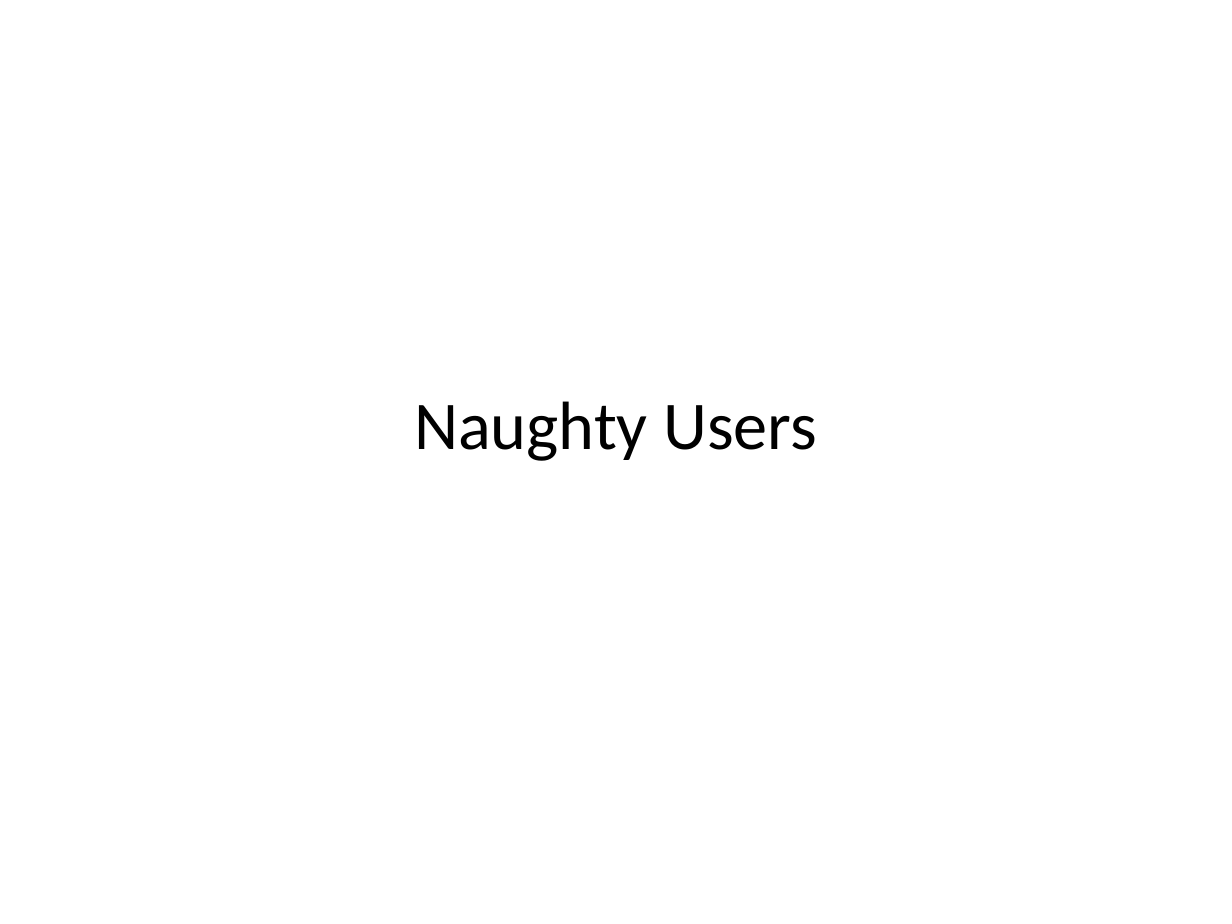
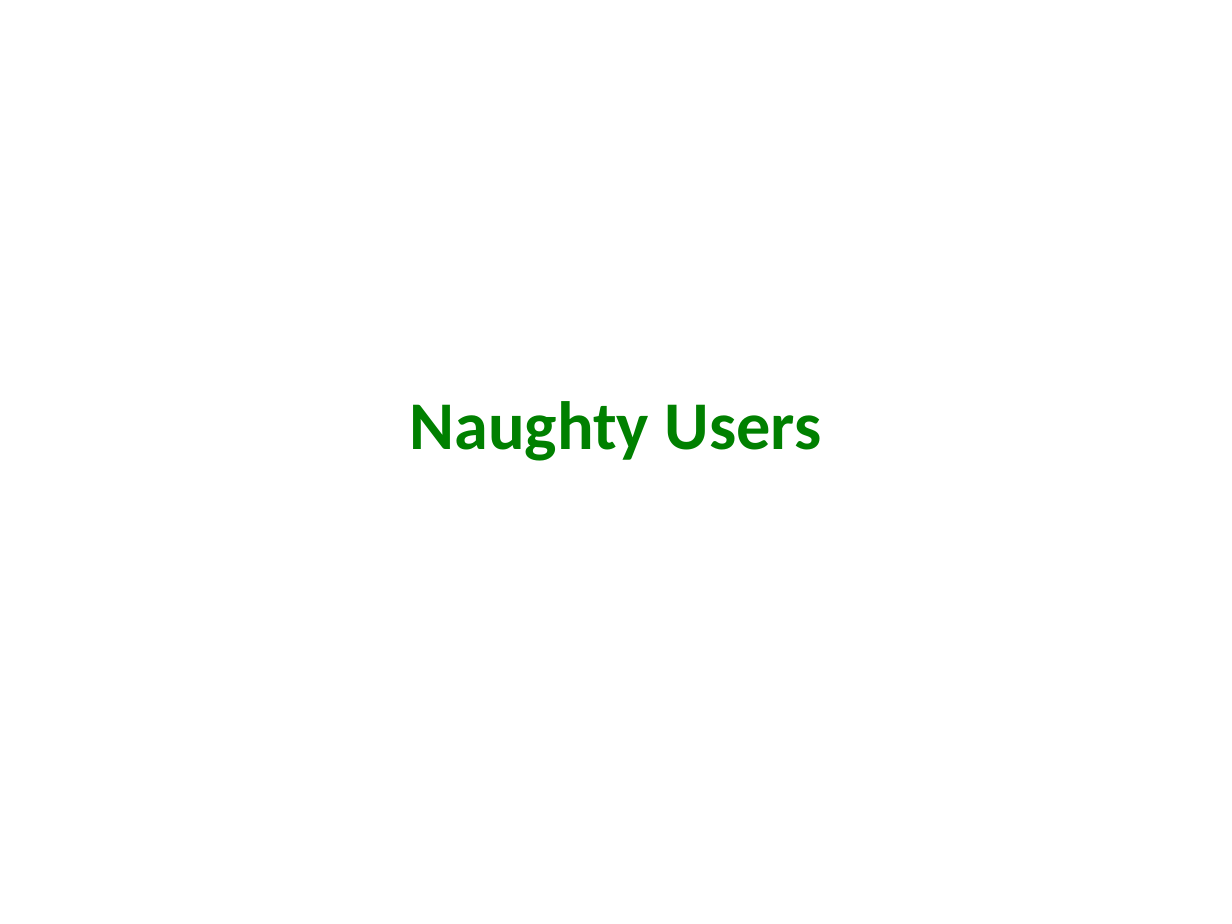
Before and after one commit to bendechrai/preso-understanding-php, a slide deck: slide 12 of Understanding PHP; a Guide to Security.odp. Drawn at 1232x924 pixels with LibreOffice and Linux fonts; fonts in the diff are those of the drawing. Boxes give left, top, right and bottom in pixels: in the first picture for what was removed or moved away, otherwise in the second. Text is boxed around its words. In the diff, an @@ line names an element or a change of style, - is before the commit and + after.

```diff
--- a/Understanding PHP; a Guide to Security.odp
+++ b/Understanding PHP; a Guide to Security.odp
@@ title "Naughty Users" at bbox=[410, 401, 822, 461]: text colour #000000 to #008000, bold on @@
```
Also in this commit, not shown: 4 other slides changed.
